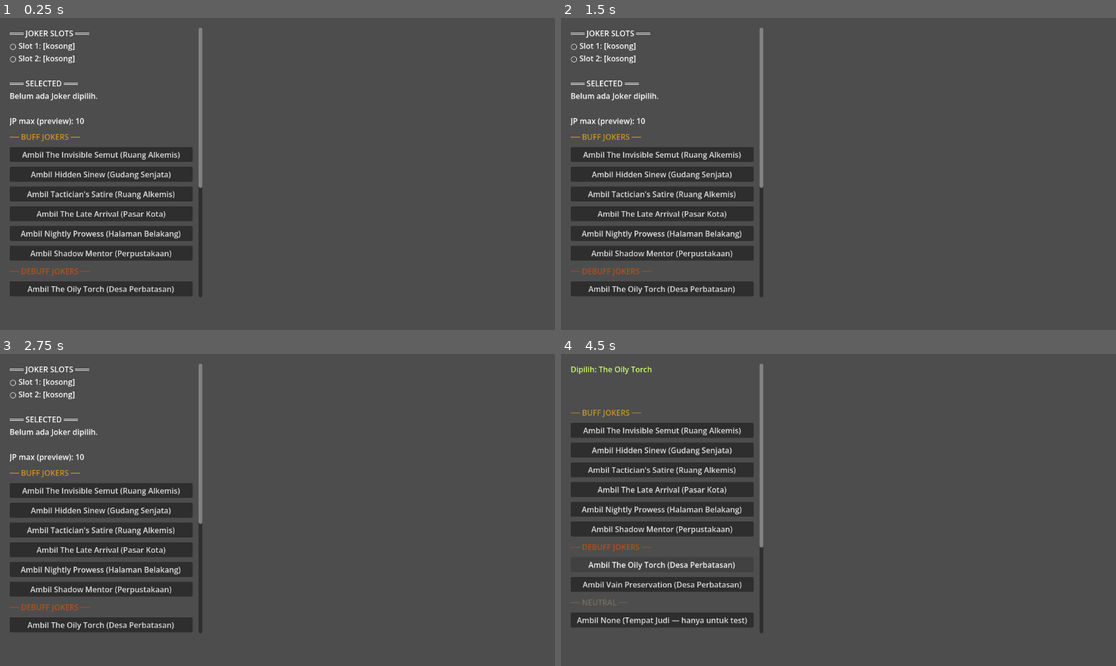
Above: before the commit, frames 1-4 (two rows, left to right).
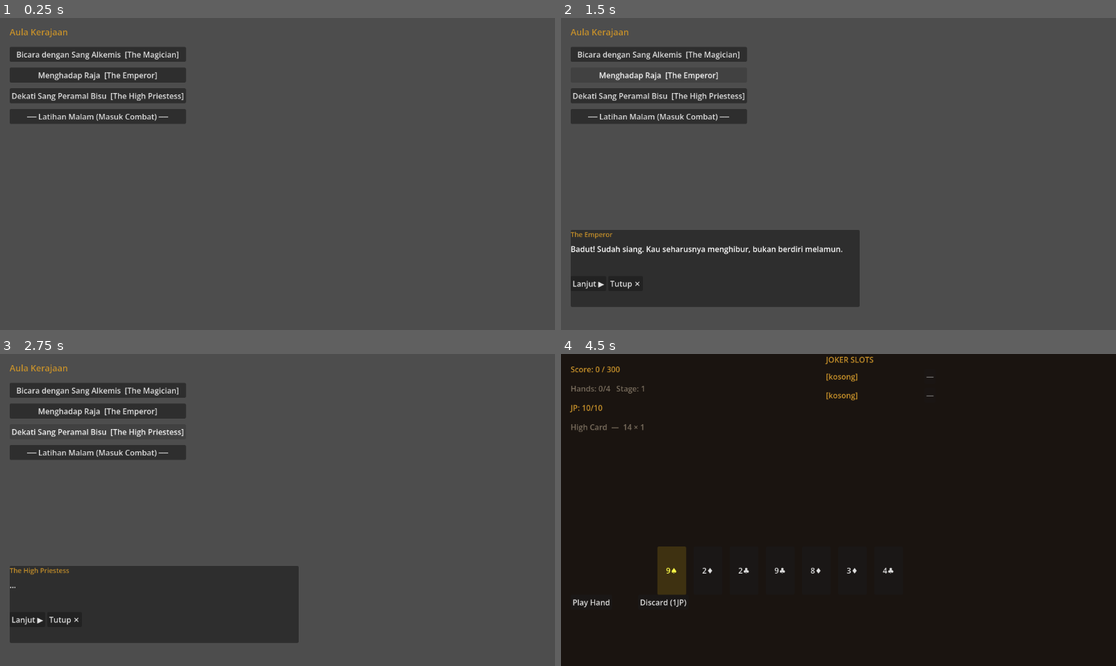
Above: after the commit, the same moments.

Repository: Jofadlan/the-jester-zero-hour
Game: Godot game, scene res://scenes/RoyalHall.tscn
Two runs of this game, one before a commit and one after it. Both use one fixed random seed, a clock stepped at 60 frames per second and the inputs below. Before the commit the project starts from res://scenes/WorldTest.tscn.
Inputs (mouse positions are in pixels of both pictures, inside the frame that each line leads up to):
- Up to frame 1 (0.25 s): no input
- Up to frame 2 (1.5 s): click (660, 55) at 0.5 s, where only the run after the commit has a clickable "Bicara dengan Sang Alkemis [T…"; click (660, 74) at 1.25 s, where only the run after the commit has a clickable "Menghadap Raja [The Emperor]"
- Up to frame 3 (2.75 s): click (99, 432) at 2 s, where only the run after the commit has a clickable "Dekati Sang Peramal Bisu [The…"
- Up to frame 4 (4.5 s): click (660, 453) at 2.75 s, where only the run after the commit has a clickable "── Latihan Malam (Masuk Comba…"; click (660, 491) at 3.5 s, where only the run before the commit has a clickable "Ambil The Invisible Semut (Ru…"; click (672, 569) at 4.25 s, where only the run after the commit has a clickable "9♠"

The runs differ from the first frame. In frame 1, 17% of the frame differs, in the area x 1-37%, y 3-90%; in frame 2, 21%; in frame 3, 21%; in frame 4, 100%, in the area x 0-100%, y 0-100%.

Commit message:
feat(phase2): add RoyalHall scene — 3 NPC dialogue with corruption-aware responses

Diff:
--- a/project.godot
+++ b/project.godot
@@ -11,7 +11,7 @@
 [application]
 
 config/name="the-jester-zero-hour"
-run/main_scene="uid://bqwxr0gijw3rs"
+run/main_scene="res://scenes/RoyalHall.tscn"
 config/features=PackedStringArray("4.6", "Forward Plus")
 config/icon="uid://cnrhoahydt3pi"
 
--- /dev/null
+++ b/scenes/RoyalHall.gd
@@ -0,0 +1,147 @@
+extends Node2D
+
+## Aula Kerajaan — Hub utama Act 2
+## NPC yang hadir: The Magician (I), The Emperor (IV), The High Priestess (II)
+## Corruption mempengaruhi reaksi NPC secara diam-diam
+
+@onready var label_location : Label       = $UI/LabelLocation
+@onready var dialogue_box   : Control     = $UI/DialogueBox
+@onready var label_speaker  : Label       = $UI/DialogueBox/VBox/LabelSpeaker
+@onready var label_text     : Label       = $UI/DialogueBox/VBox/LabelText
+@onready var btn_next       : Button      = $UI/DialogueBox/VBox/HBox/BtnNext
+@onready var btn_close      : Button      = $UI/DialogueBox/VBox/HBox/BtnClose
+
+# NPC interact buttons
+@onready var btn_magician       : Button  = $UI/NPCButtons/BtnMagician
+@onready var btn_emperor        : Button  = $UI/NPCButtons/BtnEmperor
+@onready var btn_priestess      : Button  = $UI/NPCButtons/BtnPriestess
+@onready var btn_go_combat      : Button  = $UI/NPCButtons/BtnGoCombat
+
+var _dialogue_queue : Array[String] = []
+var _current_speaker : String = ""
+
+# ── LIFECYCLE ─────────────────────────────────────
+
+func _ready():
+	dialogue_box.hide()
+	label_location.text = "Aula Kerajaan"
+
+	btn_magician.pressed.connect(_talk_magician)
+	btn_emperor.pressed.connect(_talk_emperor)
+	btn_priestess.pressed.connect(_talk_priestess)
+	btn_go_combat.pressed.connect(_on_go_combat)
+	btn_next.pressed.connect(_advance_dialogue)
+	btn_close.pressed.connect(_close_dialogue)
+
+	# Reaksi NPC berubah subtle berdasarkan corruption tier
+	_apply_npc_mood()
+
+# ── NPC DIALOGUE ──────────────────────────────────
+
+func _talk_magician():
+	var tier = GameManager.get_corruption_tier()
+	match tier:
+		"jester":
+			_open_dialogue("The Magician", [
+				"Ah, si pelawak malam. Kau berlatih lagi tadi malam, bukan?",
+				"Tanganmu... tidak seperti tangan badut biasa. Ada sesuatu yang kau sembunyikan.",
+				"Aku tidak akan bertanya. Tapi jika kau butuh buku taktik — perpustakaanku terbuka.",
+			])
+		"grey":
+			_open_dialogue("The Magician", [
+				"Matamu semakin berat hari ini.",
+				"Aku pernah melihat mata seperti itu. Orang yang menanggung sesuatu terlalu lama.",
+				"Hati-hati. Beban itu bisa mengubah caramu memegang pedang.",
+			])
+		"joker":
+			_open_dialogue("The Magician", [
+				"...",
+				"Kau masih di sini. Aku kira kau sudah pergi.",
+				"Tidak ada yang ingin bicara denganmu lagi. Kau tahu itu, bukan?",
+			])
+
+func _talk_emperor():
+	var tier = GameManager.get_corruption_tier()
+	match tier:
+		"jester":
+			_open_dialogue("The Emperor", [
+				"Badut! Sudah siang. Kau seharusnya menghibur, bukan berdiri melamun.",
+				"Aku tidak membayarmu untuk berpikir.",
+				"Pergilah. Kembali saat kau punya lelucon yang layak.",
+			])
+		"grey":
+			_open_dialogue("The Emperor", [
+				"Kau tampak aneh belakangan ini.",
+				"Para penasihat bilang kau sering terlihat di perpustakaan malam hari.",
+				"Badut yang membaca buku taktik perang. Lucu sekali.",
+			])
+		"joker":
+			_open_dialogue("The Emperor", [
+				"Aku tidak mau melihatmu hari ini.",
+				"Pergi.",
+			])
+
+func _talk_priestess():
+	# High Priestess tidak pernah bicara banyak — dia tahu
+	var tier = GameManager.get_corruption_tier()
+	match tier:
+		"jester":
+			_open_dialogue("The High Priestess", [
+				"...",
+				"*Ia menatapmu dengan ekspresi yang sulit dibaca.*",
+				"*Matanya tidak bergerak dari wajahmu, seolah ia melihat sesuatu di baliknya.*",
+				"*Ia tidak berkata apa-apa. Tapi raut wajahnya — iba.*",
+			])
+		"grey":
+			_open_dialogue("The High Priestess", [
+				"...",
+				"*Ia mengulurkan tangan sejenak, lalu menariknya kembali.*",
+				"*Bibirnya bergerak, tapi tidak ada suara.*",
+				"*Atau mungkin memang tidak ada yang perlu dikatakan.*",
+			])
+		"joker":
+			_open_dialogue("The High Priestess", [
+				"*Ia berpaling darimu.*",
+				"*Pertama kalinya.*",
+			])
+
+# ── NAVIGATION ────────────────────────────────────
+
+func _on_go_combat():
+	GameManager.combat_mode = "normal"
+	get_tree().change_scene_to_file("res://scenes/CombatScene.tscn")
+
+# ── DIALOGUE ENGINE ───────────────────────────────
+
+func _open_dialogue(speaker: String, lines: Array[String]):
+	_current_speaker = speaker
+	_dialogue_queue = lines.duplicate()
+	dialogue_box.show()
+	_advance_dialogue()
+
+func _advance_dialogue():
+	if _dialogue_queue.is_empty():
+		_close_dialogue()
+		return
+	label_speaker.text = _current_speaker
+	label_text.text = _dialogue_queue.pop_front()
+
+func _close_dialogue():
+	dialogue_box.hide()
+	_dialogue_queue.clear()
+
+# ── MOOD ──────────────────────────────────────────
+
+func _apply_npc_mood():
+	# Visual subtle: tint warna NPC button berdasarkan tier
+	# Bukan expose corruption — hanya "rasa" yang bergeser
+	var tier = GameManager.get_corruption_tier()
+	match tier:
+		"grey":
+			btn_magician.modulate  = Color(0.85, 0.82, 0.78)
+			btn_emperor.modulate   = Color(0.85, 0.82, 0.78)
+			btn_priestess.modulate = Color(0.85, 0.82, 0.78)
+		"joker":
+			btn_magician.modulate  = Color(0.70, 0.60, 0.60)
+			btn_emperor.modulate   = Color(0.70, 0.60, 0.60)
+			btn_priestess.modulate = Color(0.55, 0.50, 0.50)
--- /dev/null
+++ b/scenes/RoyalHall.tscn
@@ -0,0 +1,74 @@
+[gd_scene format=3 uid="uid://bwhs64qsepxkd"]
+
+[ext_resource type="Script" path="res://scenes/RoyalHall.gd" id="1_rhall"]
+
+[node name="RoyalHall" type="Node2D" unique_id=1000000001]
+script = ExtResource("1_rhall")
+
+[node name="UI" type="CanvasLayer" parent="." unique_id=1000000002]
+
+[node name="LabelLocation" type="Label" parent="UI" unique_id=1000000003]
+offset_left = 20.0
+offset_top = 16.0
+offset_right = 400.0
+offset_bottom = 44.0
+theme_override_colors/font_color = Color(0.788, 0.573, 0.165, 1)
+theme_override_font_sizes/font_size = 18
+text = "Aula Kerajaan"
+
+[node name="NPCButtons" type="VBoxContainer" parent="UI" unique_id=1000000004]
+offset_left = 20.0
+offset_top = 60.0
+offset_right = 340.0
+offset_bottom = 260.0
+theme_override_constants/separation = 12
+
+[node name="BtnMagician" type="Button" parent="UI/NPCButtons" unique_id=1000000005]
+layout_mode = 2
+text = "Bicara dengan Sang Alkemis  [The Magician]"
+
+[node name="BtnEmperor" type="Button" parent="UI/NPCButtons" unique_id=1000000006]
+layout_mode = 2
+text = "Menghadap Raja  [The Emperor]"
+
+[node name="BtnPriestess" type="Button" parent="UI/NPCButtons" unique_id=1000000007]
+layout_mode = 2
+text = "Dekati Sang Peramal Bisu  [The High Priestess]"
+
+[node name="BtnGoCombat" type="Button" parent="UI/NPCButtons" unique_id=1000000008]
+layout_mode = 2
+text = "── Latihan Malam (Masuk Combat) ──"
+
+[node name="DialogueBox" type="PanelContainer" parent="UI" unique_id=1000000010]
+visible = false
+offset_left = 20.0
+offset_top = 440.0
+offset_right = 620.0
+offset_bottom = 600.0
+
+[node name="VBox" type="VBoxContainer" parent="UI/DialogueBox" unique_id=1000000011]
+layout_mode = 2
+theme_override_constants/separation = 8
+
+[node name="LabelSpeaker" type="Label" parent="UI/DialogueBox/VBox" unique_id=1000000012]
+layout_mode = 2
+theme_override_colors/font_color = Color(0.788, 0.573, 0.165, 1)
+theme_override_font_sizes/font_size = 14
+text = "Speaker"
+
+[node name="LabelText" type="Label" parent="UI/DialogueBox/VBox" unique_id=1000000013]
+custom_minimum_size = Vector2(560, 60)
+layout_mode = 2
+text = "..."
+autowrap_mode = 3
+
+[node name="HBox" type="HBoxContainer" parent="UI/DialogueBox/VBox" unique_id=1000000020]
+layout_mode = 2
+
+[node name="BtnNext" type="Button" parent="UI/DialogueBox/VBox/HBox" unique_id=1000000014]
+layout_mode = 2
+text = "Lanjut ▶"
+
+[node name="BtnClose" type="Button" parent="UI/DialogueBox/VBox/HBox" unique_id=1000000015]
+layout_mode = 2
+text = "Tutup ✕"
Not shown, added: scenes/RoyalHall.gd.uid
